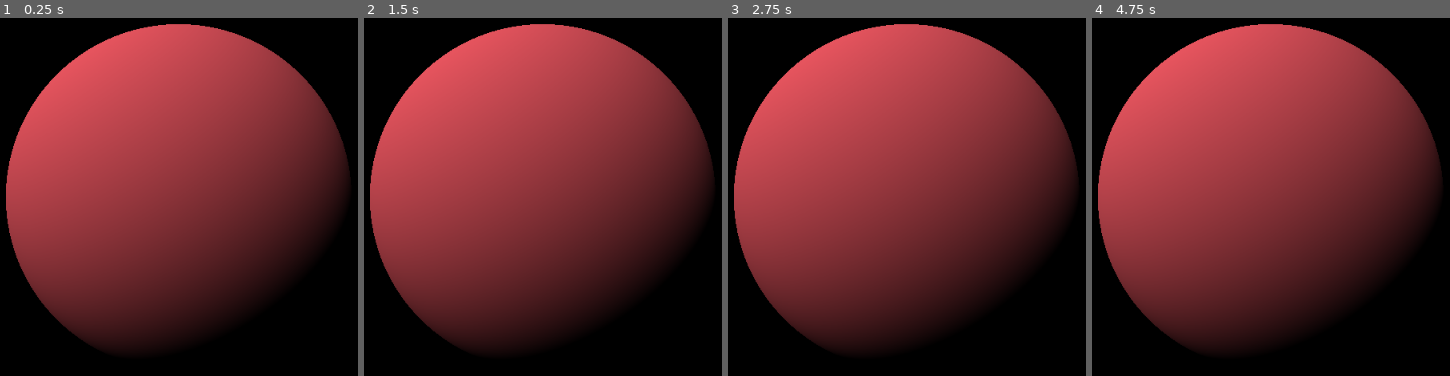
Above: before the commit, frames 1-4 (left to right).
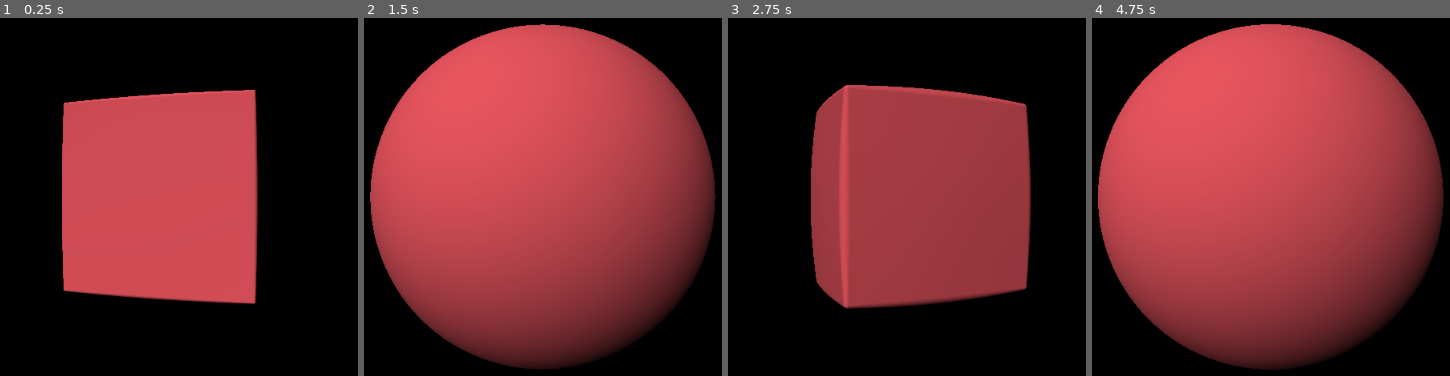
Above: after the commit, the same moments.

Repository: PhilippeZ-Dev/CreativeCoding
Game: Godot game, scene res://Scenes/fractals.tscn
Same seed, same stepped clock (60 frames per second), same inputs: the game is played once before the commit and once after it.
Inputs:
- Up to frame 1 (0.25 s): no input
- Up to frame 2 (1.5 s): no input
- Up to frame 3 (2.75 s): no input
- Up to frame 4 (4.75 s): no input

The runs differ from the first frame. In frame 1, 62% of the frame differs, in the area x 1-98%, y 1-94%; in frame 2, 63%, in the area x 1-99%, y 1-99%; in frame 3, 53%; in frame 4, 63%.

Commit message:
added animation, gradient support, removed frame box

Diff:
--- a/Scenes/fractals.tscn
+++ b/Scenes/fractals.tscn
@@ -21,11 +21,11 @@
 shader_parameter/_cameraPosition = Vector3(0, 0, -2.515)
 shader_parameter/_cameraRotation = Vector3(0, 0.01, 0)
 shader_parameter/_lightStrength = 1.0
-shader_parameter/_lightPos = Vector3(1.925, 2.875, 1.5)
+shader_parameter/_lightPos = Vector3(2, 3, 5)
 shader_parameter/_lightColor = Color(1, 1, 1, 1)
 shader_parameter/_shapeRotation = Vector3(0, 0, 0)
 shader_parameter/_shapeLerp = 0.0
-shader_parameter/_timeScale = 0.1
+shader_parameter/_timeScale = 1.0
 
 [sub_resource type="StyleBoxFlat" id="StyleBoxFlat_eoume"]
 bg_color = Color(1, 1, 1, 0.784314)
--- a/Shaders/RaymarchingTest.gdshader
+++ b/Shaders/RaymarchingTest.gdshader
@@ -46,7 +46,8 @@
 
 float MixShapes(float a, float b, float m)
 {
-	return mix(a, b, m);
+	float time = (cos(TIME * _timeScale*2.0)+1.0)/2.0;
+	return mix(a, b, time);
 }
 ////////////////////////////////////////////////////////////////////////////////////////////////////
 // p: point in space
@@ -63,39 +64,36 @@
 	return length(max(q,0.0)) + min(max(q.x,max(q.y,q.z)),0.0);
 }
 
-float sdBoxFrame( vec3 p, vec3 b, float e )
-{
-       p = abs(p  )-b;
-  vec3 q = abs(p+e)-e;
-  return min(min(
-      length(max(vec3(p.x,q.y,q.z),0.0))+min(max(p.x,max(q.y,q.z)),0.0),
-      length(max(vec3(q.x,p.y,q.z),0.0))+min(max(q.x,max(p.y,q.z)),0.0)),
-      length(max(vec3(q.x,q.y,p.z),0.0))+min(max(q.x,max(q.y,p.z)),0.0));
-}
 ////////////////////////////////////////////////////////////////////////////////////////////////////
 float MapScene(vec3 pos)
 {
 	// rotate all the shapes according to a rotation uniform
-	pos.xz *= Rotate(_shapeRotation.y);
-    pos.yz *= Rotate(_shapeRotation.x);
-    pos.xy *= Rotate(_shapeRotation.z);
+	vec3 shapeRotation = _shapeRotation;
+	shapeRotation.y += mod(TIME*_timeScale, 6.283185);
+
+	pos.xz *= Rotate(shapeRotation.y);
+    pos.yz *= Rotate(shapeRotation.x);
+    pos.xy *= Rotate(shapeRotation.z);
 
 	float displacement = cos(TIME )*.1 + sin(5.0*pos.x) * sin(5.0*pos.y) * sin(5.0*pos.z) * 0.25;
 
 	float sphere_0 = sdSphere(pos,  vec3(0), 1);
 	float box_0 = sdBox(pos, vec3(.5));
-	float boxFrame_0 = sdBoxFrame(pos, vec3(.5), .05);
 
 	float time = (cos(TIME) *2.0 -1.0) * _timeScale;
 	float shape = MixShapes(sphere_0, box_0, _shapeLerp);
 
-	//return box_0;
 	return shape;
 	//return sphere_0;// + displacement;
 }
 
 vec3 GetShapeColor()
 {
+	//float time = (cos(TIME)+1.0)/2.0 * _timeScale;
+
+	//vec3 gradient = texture(_gradient, vec2(fract(TIME * _timeScale), 0)).xyz;
+	//return gradient;
+
 	return _color;
 }
 
